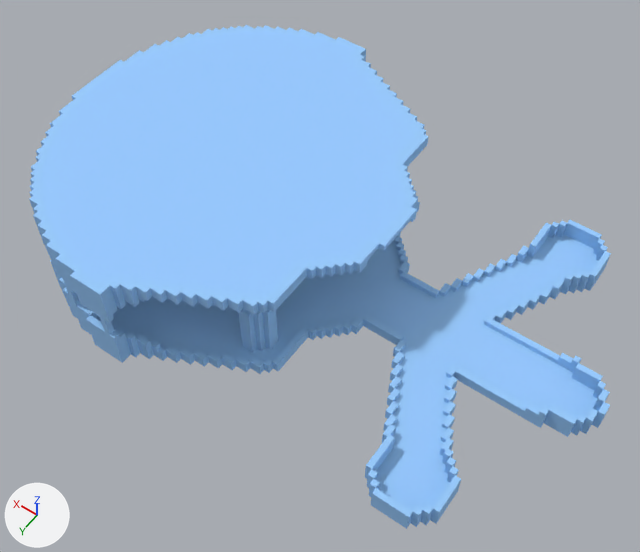
Two versions of the OBJ model Assets/voxmod/Platform X/platform-x-3.obj, one commit apart.
One viewpoint serves both versions: a camera (50 mm lens) standing at (-53.4, 77.4, 141.0) and looking at (-1.6, 4.9, 27.1). The axes (+X, +Y, +Z) are drawn at lower left. The lights are the same throughout. Where no turn or scale is listed for an object, it has been applied to the vertices. Vertices at the same position are counted once.

The first picture shows 'platform-x-3'.
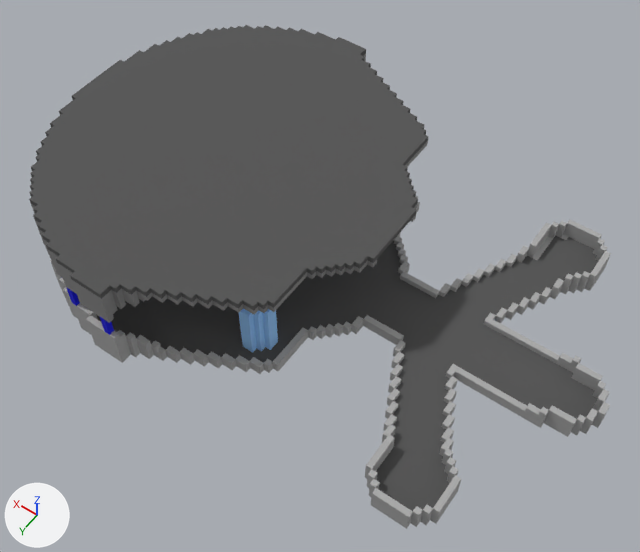
Pixel boxes (x1, y1, x2, y2) of what changed, in the pictures (640 x 552 px):
part 1 of me_platform_x_3, built on
    before: (76, 60, 417, 264)
    after: (29, 50, 599, 326)
part 2 of me_platform_x_3, surface changed (blue to grey)
    both: (29, 25, 611, 529)

The edits, one by one:
me_platform_x_3 is used by ob_platform_x_3; location (0.0, 0.0, 0.0).
me_platform_x_3 had 1767 vertices, 3574 faces and spanned x -50.0..50.0, y -34.0..34.0, z 22.0..40.0.
me_platform_x_3 now has 2007 vertices, 4208 faces and spans x -50.0..50.0, y -34.0..34.0, z 22.0..40.0.
me_platform_x_3 part 1: 1 vertex moved from x -11.0, y 3.0, z 40.0 to x -11.0, y 6.0, z 40.0; 3 vertices removed from x -12.0..-11.0, y 3.0, z 39.0..40.0; 243 vertices added at x -48.0..50.0, y -34.0..34.0, z 22.0..40.0.
me_platform_x_3 part 2: 2720 kept faces spanning x -50.0..50.0, y -34.0..34.0, z 22.0..40.0 get new texture (UV) coordinates.
